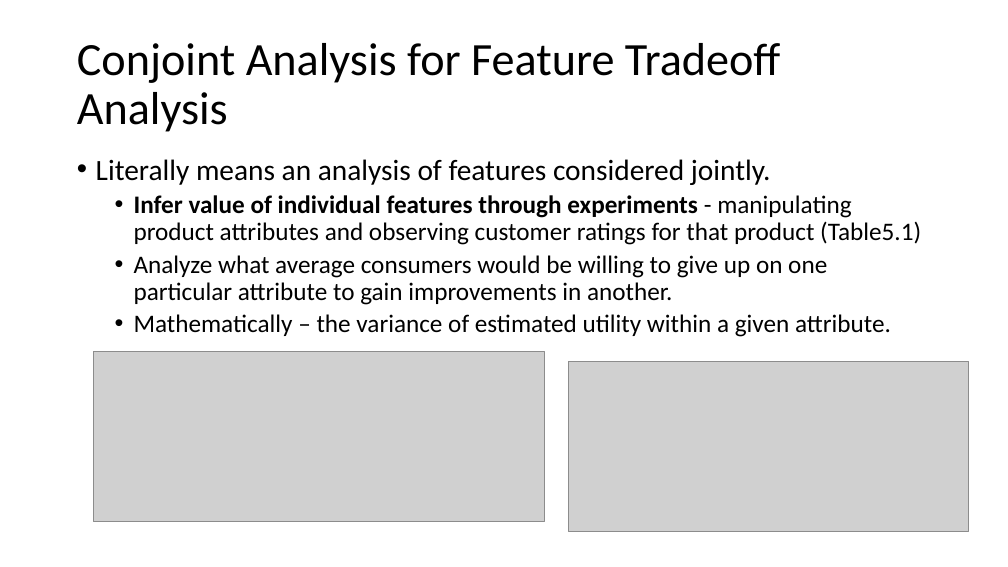
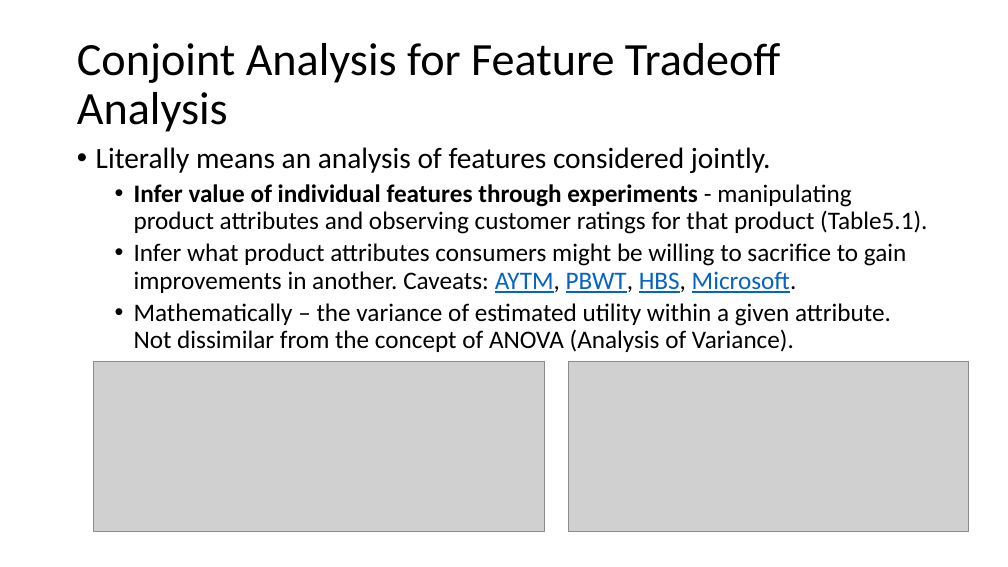
Before and after one commit to ginobaltazar7/MarketingDS, a slide deck: slide 4 of Marketing Analytics.pptx. Drawn at 1008x567 pixels with LibreOffice and Linux fonts; fonts in the diff are those of the drawing; grey boxes stand for pictures. Boxes give left, top, right and bottom in pixels: in the first picture for what was removed or moved away, otherwise in the second. Text is boxed around its words. In the diff, an @@ line names an element or a change of style, - is before the commit and + after.

```diff
--- a/Marketing Analytics.pptx
+++ b/Marketing Analytics.pptx
@@ text "Literally means an analysis of ...": place and size @@
-text "Literally means an analysis of ..." at (96, 159, 921, 337)
+text "Literally means an analysis of ..." at (96, 147, 927, 352)
@@ text at (134, 184, 927, 352): text changed @@
-  • Infer value of individual features through experiments - manipulating product attributes and observing customer ratings for that product (Table5.1)
-  • Analyze what average consumers would be willing to give up on one particular attribute to gain improvements in another.
-  • Mathematically – the variance of estimated utility within a given attribute.
+  • Infer value of individual features through experiments - manipulating product attributes and observing customer ratings for that product (Table5.1).
+  • Infer what product attributes consumers might be willing to sacrifice to gain improvements in another. Caveats: AYTM, PBWT, HBS, Microsoft.
+  • Mathematically – the variance of estimated utility within a given attribute. Not dissimilar from the concept of ANOVA (Analysis of Variance).
@@ picture: place and size @@
-picture at (93, 352, 544, 522)
+picture at (93, 361, 544, 532)
```
Also in this commit, not shown: 2 other slides changed, 3 other files.
